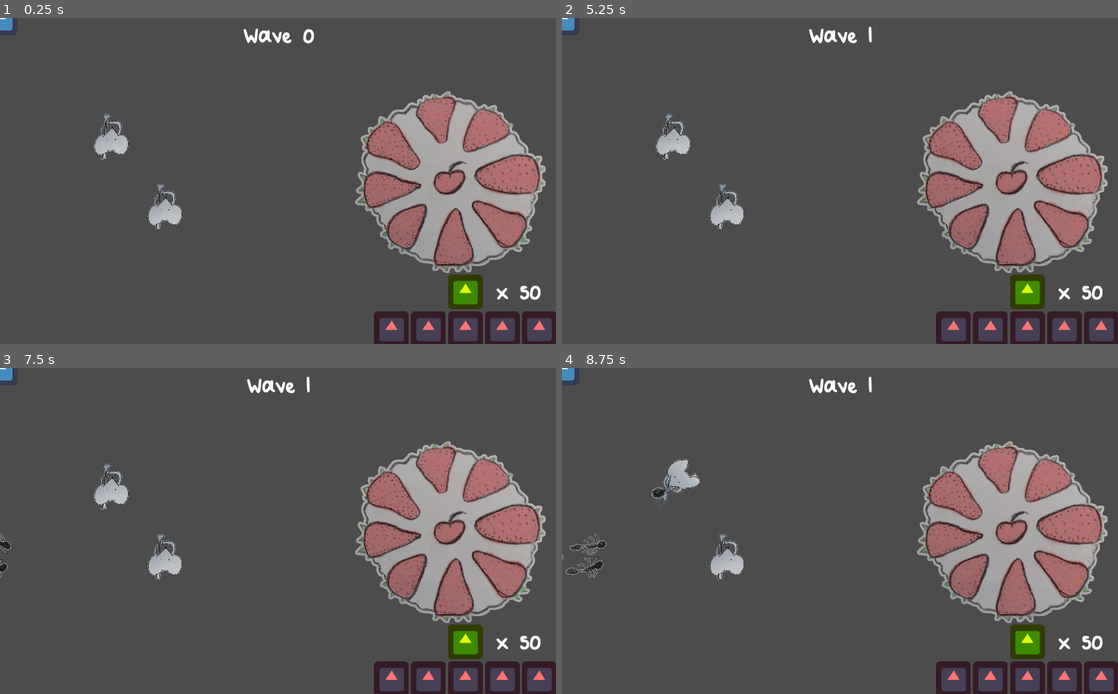
Above: before the commit, frames 1-4 (two rows, left to right).
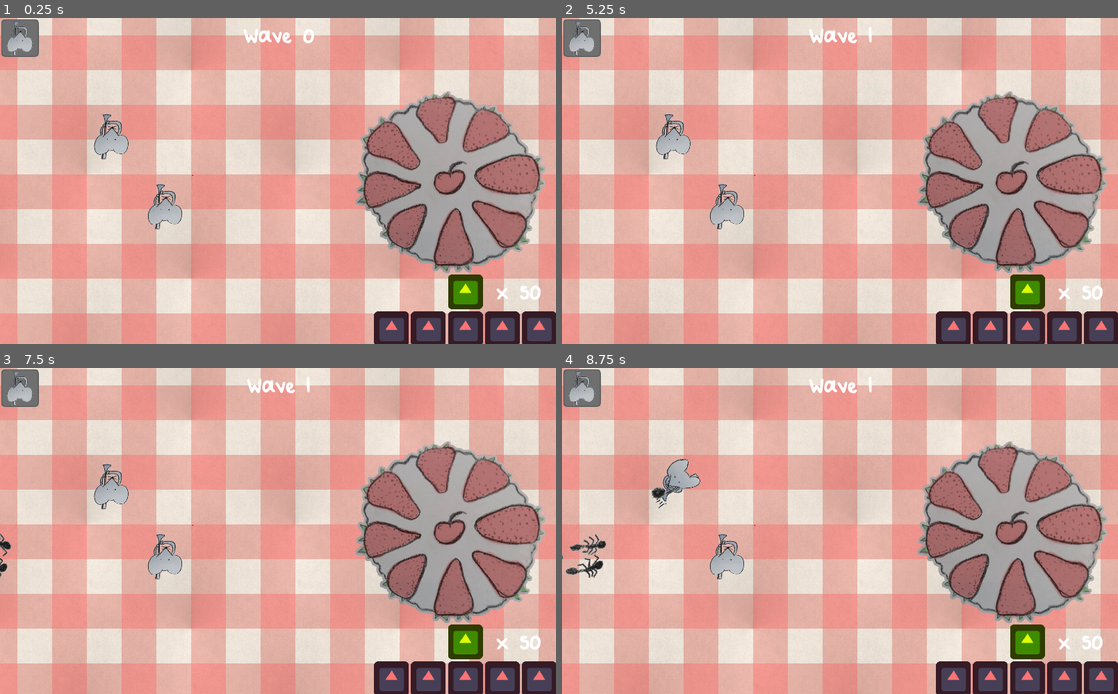
Above: after the commit, the same moments.

Repository: JeppeLindberg/Picnic
Game: Godot game, scene res://Scenes/MainScene.tscn
Same seed, same stepped clock (60 frames per second), same inputs: the game is played once before the commit and once after it. The engine's default icon, where the game draws it, is replaced by a stand-in: a white triangle on a blue panel in a dark square.
Inputs (mouse positions are in pixels of both pictures, inside the frame that each line leads up to):
- Up to frame 1 (0.25 s): no input
- Up to frame 2 (5.25 s): tap Enter at 0.5, 2, 3.5 s; move the mouse to (962, 164) at 0.52 s; click (962, 164) at 0.67 s; tap Space at 1.25, 2.75, 4.25 s; move the mouse to (728, 197) at 1.27 s; click (728, 197) at 1.42 s; move the mouse to (895, 109) at 2.02 s; click (895, 109) at 2.17 s; move the mouse to (812, 246) at 2.77 s; click (812, 246) at 2.92 s; move the mouse to (1006, 229) at 3.52 s; click (1006, 229) at 3.67 s; move the mouse to (673, 132) at 4.27 s; click (673, 132) at 4.42 s; move the mouse to (867, 181) at 5.02 s; click (867, 181) at 5.17 s
- Up to frame 3 (7.5 s): move the mouse to (194, 449) at 5.77 s; click (194, 449) at 5.92 s; move the mouse to (400, 514) at 6.52 s; click (400, 514) at 6.67 s; move the mouse to (166, 547) at 7.27 s; click (166, 547) at 7.42 s
- Up to frame 4 (8.75 s): move the mouse to (895, 459) at 8.02 s; click (895, 459) at 8.17 s

The runs differ from the first frame. In frame 1, 81% of the frame differs, in the area x 0-100%, y 0-100%; in frame 2, 81%; in frame 3, 81%; in frame 4, 81%.

Commit message:
Reapply art

Diff:
--- a/Scenes/MainScene.tscn
+++ b/Scenes/MainScene.tscn
@@ -10,9 +10,14 @@
 [ext_resource path="res://Scripts/Nodes.gd" type="Script" id=9]
 [ext_resource path="res://Resources/Theme.tres" type="Theme" id=10]
 [ext_resource path="res://Assets/TowerPreview.tscn" type="PackedScene" id=11]
+[ext_resource path="res://Assets/PicnicClothBackground.tscn" type="PackedScene" id=12]
+[ext_resource path="res://Resources/UI/MouseIcon.png" type="Texture" id=13]
 
 [node name="MainScene" type="Node2D"]
 script = ExtResource( 1 )
+
+[node name="PicnicClothBackground" parent="." instance=ExtResource( 12 )]
+position = Vector2( 448, 384 )
 
 [node name="Nodes" type="Node2D" parent="."]
 script = ExtResource( 9 )
@@ -131,7 +136,9 @@
 objects = [ NodePath("Button") ]
 
 [node name="Button" type="Sprite" parent="InputManager"]
-texture = ExtResource( 7 )
+position = Vector2( 37, 37 )
+scale = Vector2( 0.546875, 0.546875 )
+texture = ExtResource( 13 )
 script = ExtResource( 8 )
 spawn_object = ExtResource( 4 )
 preview_object = ExtResource( 11 )
Not shown: 1 places in Scenes/MainScene.tscn that only renumber resources
